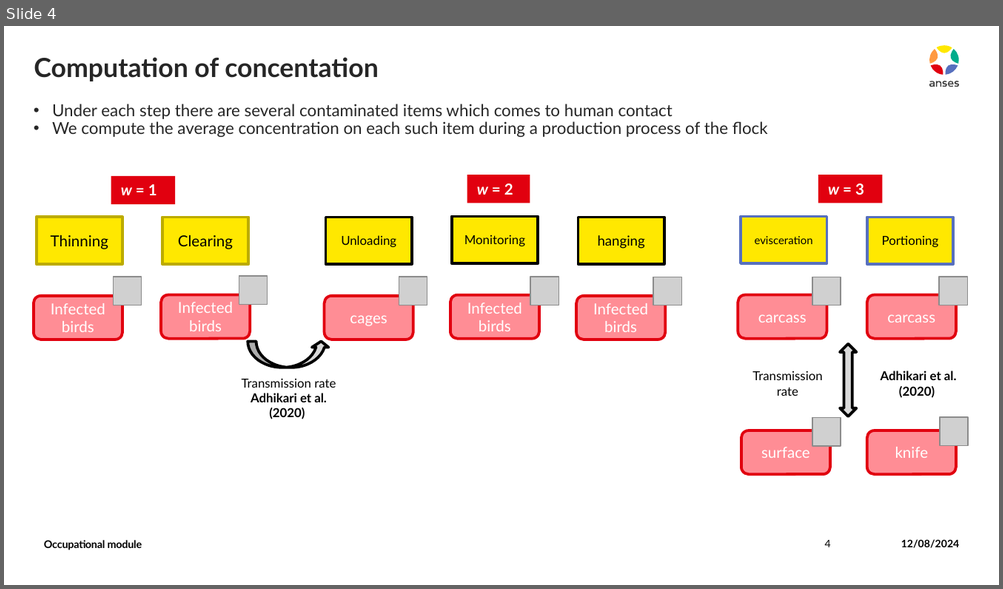
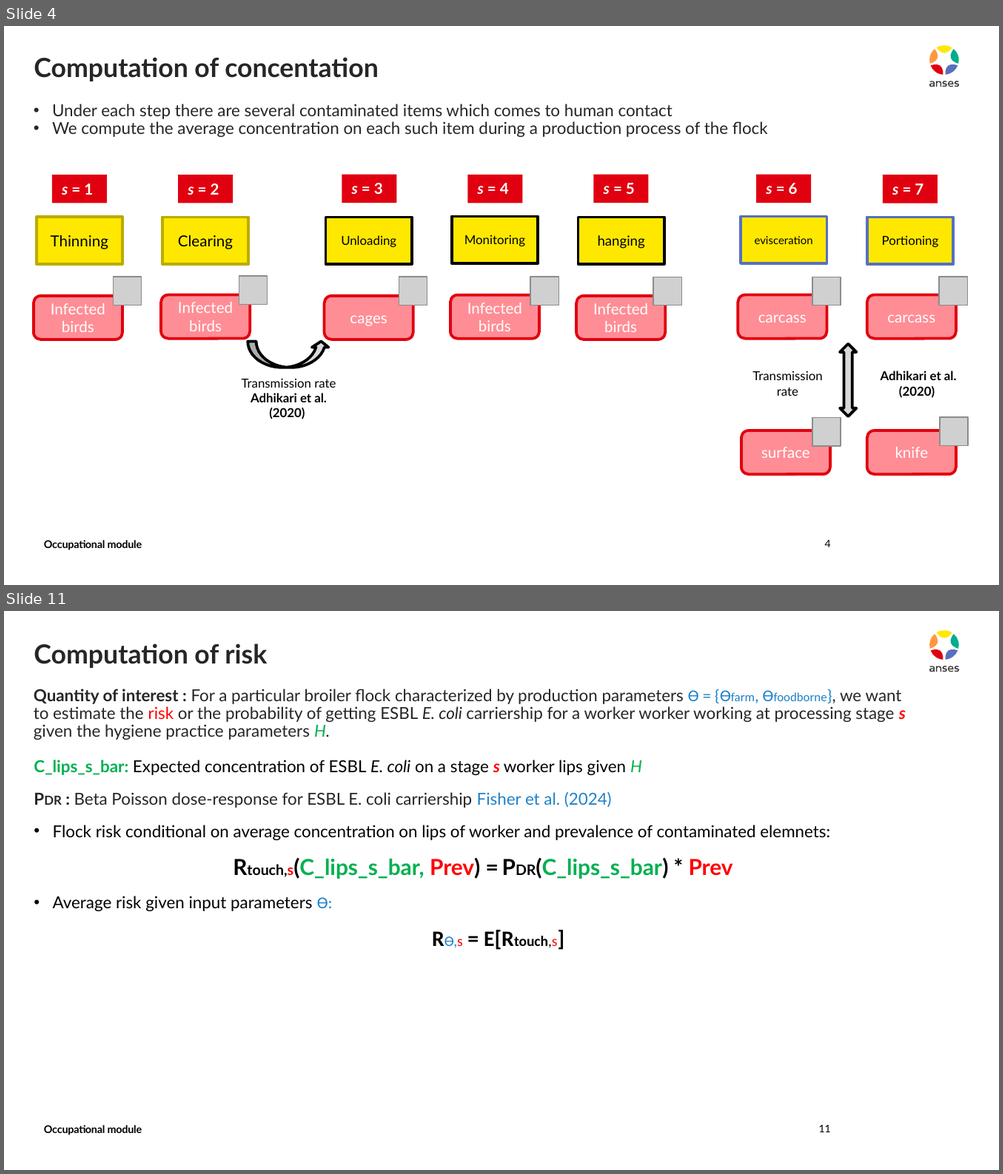
Before and after one commit to ENVIRE-JPIAMR/occupational-module, a slide deck: docs/draft.pptx. Shown one above the other, each under a label of ours: slide 4 before the commit, slides 4 and 11 after it; the slides between them are not shown. The pictures are 1003x589 and 1003x1174 pixels, drawn with LibreOffice and Linux fonts; fonts in the diff are those of the drawing; grey boxes stand for pictures. Boxes give left, top, right and bottom in pixels: in the first picture for what was removed or moved away, otherwise in the second. Text is boxed around its words. In the diff, an @@ line names an element or a change of style, - is before the commit and + after.

```diff
--- a/docs/draft.pptx
+++ b/docs/draft.pptx
@@ slide 11 added at (x1=4, y1=611, x2=999, y2=1170), background #FFFFFF; not listed: 10 template elements that a slide beside it also shows @@
@@ title added at (x1=34, y1=644, x2=267, y2=668), 19.1 pt, text #262626, bold @@
+Computation of risk
@@ text added at (x1=34, y1=689, x2=905, y2=740), 12 pt, text #262626 @@
+Quantity of interest : For a particular broiler flock characterized by production parameters Ɵ = {Ɵfarm, Ɵfoodborne}, we want to estimate the risk or the probability of getting ESBL E. coli carriership for a worker worker working at processing stage s given the hygiene practice parameters H.
@@ text added at (x1=34, y1=760, x2=830, y2=950), 12 pt, text #000000 @@
+C_lips_s_bar: Expected concentration of ESBL E. coli on a stage s worker lips given H
+PDR : Beta Poisson dose-response for ESBL E. coli carriership Fisher et al. (2024)
+• Flock risk conditional on average concentration on lips of worker and prevalence of contaminated elemnets:
+Rtouch,s(C_lips_s_bar, Prev) = PDR(C_lips_s_bar) * Prev
+• Average risk given input parameters Ɵ:
+RƟ,s = E[Rtouch,s]
@@ text added at (x1=44, y1=1125, x2=142, y2=1136), 7.7 pt, text #000000, bold @@
+Occupational module
@@ page number added at (x1=819, y1=1125, x2=831, y2=1133), 7.5 pt, text #000000 @@
+11
@@ slide 4 changed as well @@
@@ rectangle "s = 1" resized from (x1=111, y1=176, x2=175, y2=205) to (x1=52, y1=175, x2=106, y2=204) @@
@@ group added at (x1=178, y1=174, x2=937, y2=204): 6 rectangles @@
+s = 2
+s = 7
+s = 6
+s = 5
+s = 4
+s = 3
@@ rectangle removed at (x1=466, y1=175, x2=529, y2=204) @@
-w = 2
@@ rectangle removed at (x1=817, y1=175, x2=881, y2=204) @@
-w = 3
@@ text in rectangle at (x1=62, y1=184, x2=93, y2=195): text changed @@
-w = 1
+s = 1
@@ text removed at (x1=901, y1=540, x2=959, y2=548) @@
-12/08/2024
```
Also in this commit, not shown: 6 other slides changed, 3 other slides added, 1 other file.
